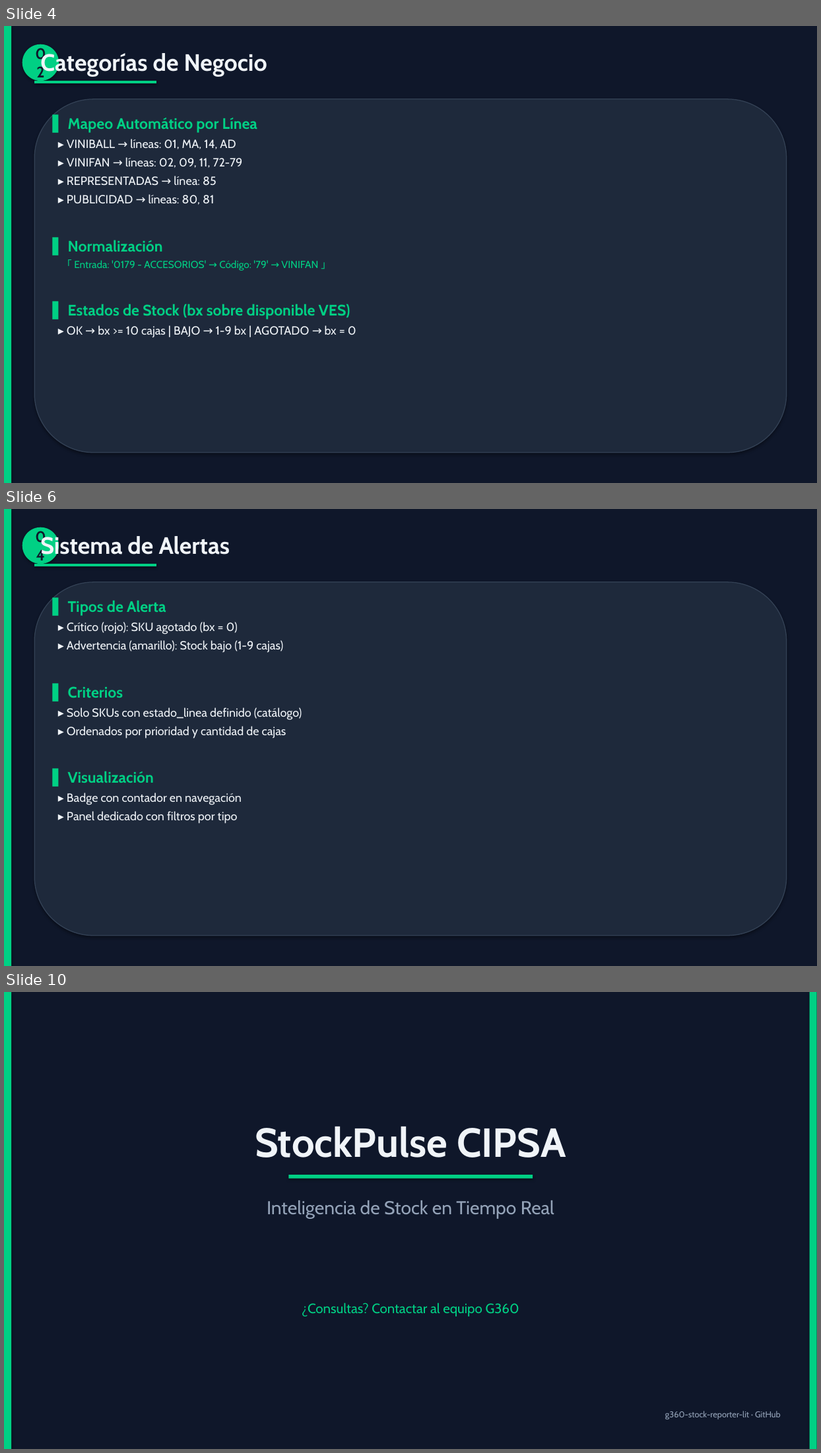
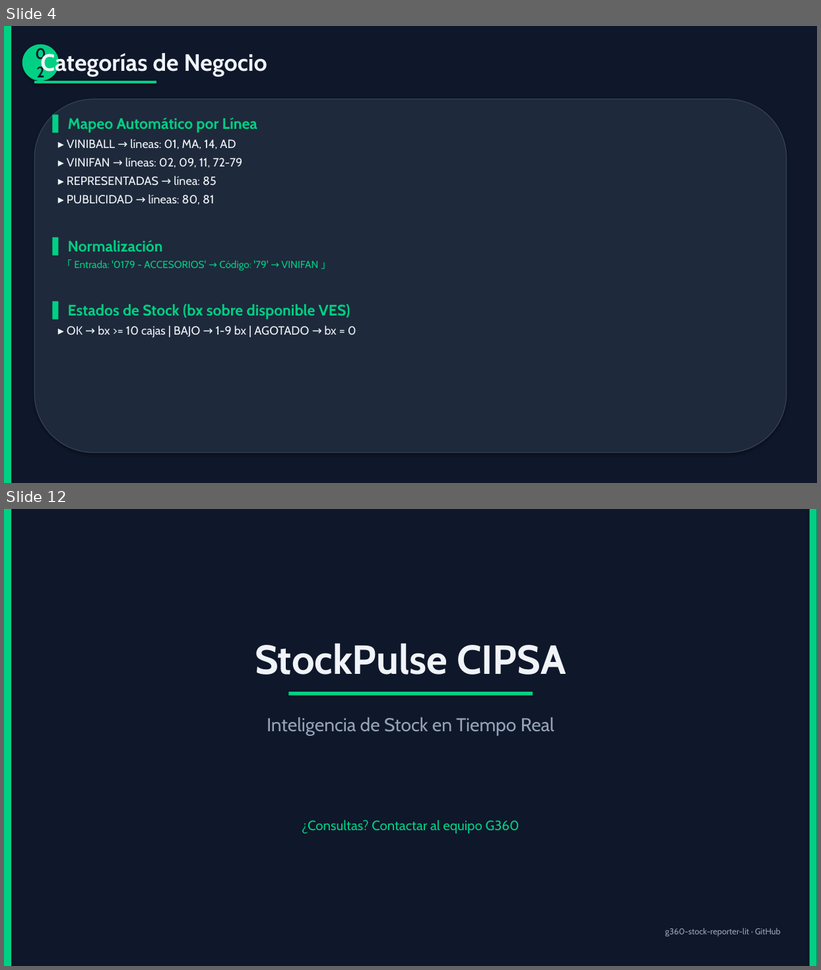
Before and after one commit to carloscus/g360-stock-reporter, a slide deck: scripts/StockPulse_Manual_Tecnico.pptx. Shown one above the other, each under a label of ours: slides 4, 6 and 10 before the commit, slides 4 and 12 after it; the slides between them are not shown. The pictures are 821x1453 and 821x970 pixels, drawn with LibreOffice and Linux fonts; fonts in the diff are those of the drawing. Boxes give left, top, right and bottom in pixels: in the first picture for what was removed or moved away, otherwise in the second. Text is boxed around its words. In the diff, an @@ line names an element or a change of style, - is before the commit and + after.

Commit message:
docs: actualizar manual tecnico (12 slides) al estado actual
- Estado y Alertas como modulos separados; arbol 3 niveles y worklist
- Busqueda avanzada multi-select y compartir SKU/VES con respaldo
- Jerarquia completa VES/129/40/121/92/122 y perfiles XLSX
- Acceso local simulado y CI/CD con tests (Node 22, Actions + artifact)

```diff
--- a/scripts/StockPulse_Manual_Tecnico.pptx
+++ b/scripts/StockPulse_Manual_Tecnico.pptx
@@ slide 6 removed at (x1=4, y1=509, x2=817, y2=966), background #FFFFFF @@
@@ rectangle removed at (x1=4, y1=509, x2=817, y2=966) @@
@@ rectangle removed at (x1=4, y1=509, x2=11, y2=966) @@
@@ ellipse removed at (x1=22, y1=527, x2=59, y2=564) @@
-04
@@ text removed at (x1=40, y1=533, x2=230, y2=559) @@
-Sistema de Alertas
@@ rectangle removed at (x1=34, y1=564, x2=156, y2=566) @@
@@ rounded rectangle removed at (x1=34, y1=582, x2=787, y2=936) @@
@@ text removed at (x1=67, y1=600, x2=302, y2=824) @@
-▌ Tipos de Alerta
-▸ Crítico (rojo): SKU agotado (bx = 0)
-▸ Advertencia (amarillo): Stock bajo (1-9 cajas)
-▌ Criterios
-▸ Solo SKUs con estado_linea definido (catálogo)
-▸ Ordenados por prioridad y cantidad de cajas
-▌ Visualización
-▸ Badge con contador en navegación
-▸ Panel dedicado con filtros por tipo
@@ what was slide 10 is now slide 12 @@
```
Also in this commit, not shown: 4 slides changed, 4 slides added, 1 other slide removed, 1 other file.
